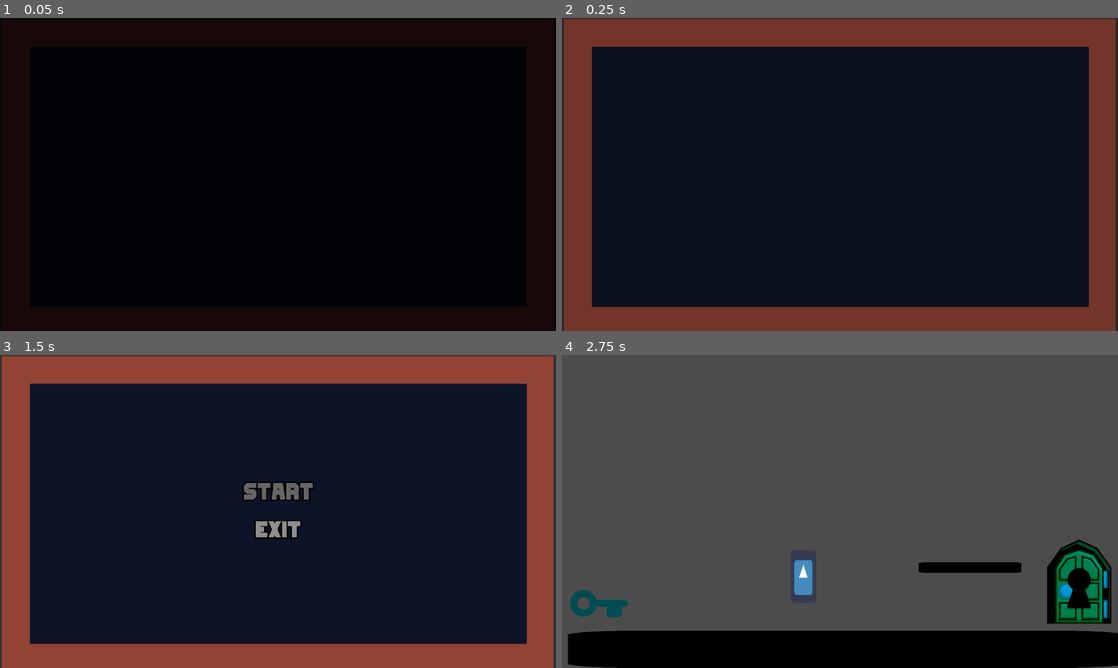
Above: before the commit, frames 1-4 (two rows, left to right).
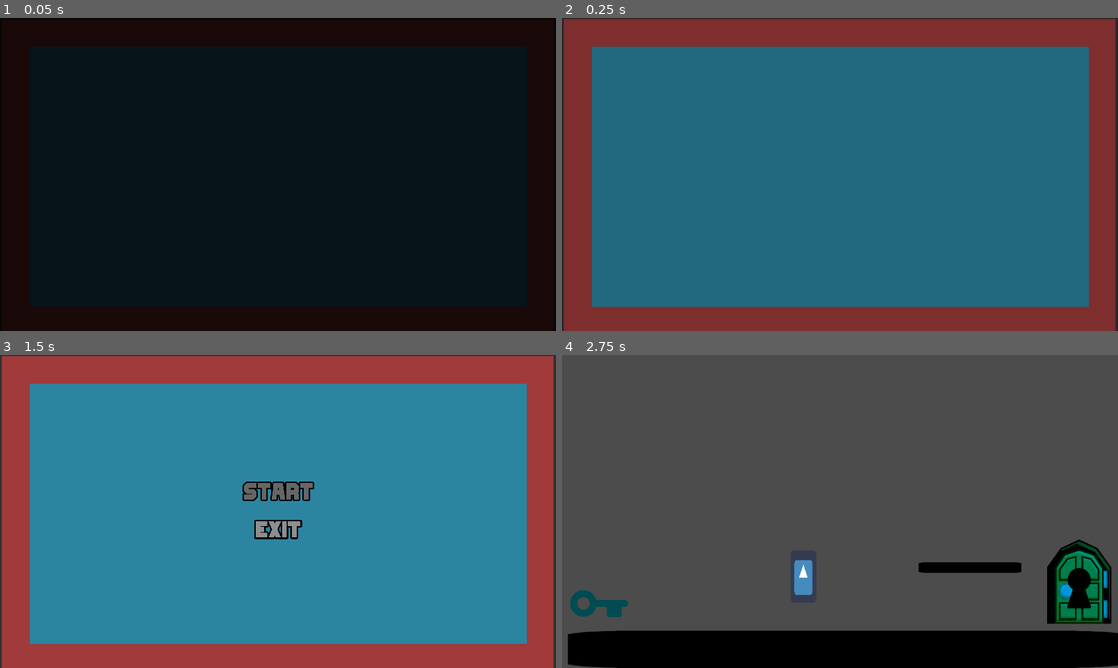
Above: after the commit, the same moments.

Repository: btzr-io/gwj-25
Game: Godot game, scene res://scenes/main_screen.tscn
Same seed, same stepped clock (60 frames per second), same inputs: the game is played once before the commit and once after it. The engine's default icon, where the game draws it, is replaced by a stand-in: a white triangle on a blue panel in a dark square.
Inputs (mouse positions are in pixels of both pictures, inside the frame that each line leads up to):
- Up to frame 1 (0.05 s): no input
- Up to frame 2 (0.25 s): no input
- Up to frame 3 (1.5 s): move the mouse to (400, 495) at 0.52 s; hold Right (player_move_right) 0.53-1.25 s; hold Space (player_toggle) 0.53-1.25 s; tap Up (player_jump) at 0.77 s; click "start" at 1.25 s
- Up to frame 4 (2.75 s): move the mouse to (728, 527) at 2.02 s; hold Right (player_move_right) from 2.03 s (still down); tap Space (player_toggle) at 2.1 s; tap Up (player_jump) at 2.27 s

The runs differ from the first frame. In frame 2, 74% of the frame differs, in the area x 5-95%, y 9-93%; in frame 3, 73%; in frame 4, nothing differs.

Commit message:
:art: import dark and light design

Diff:
--- a/scenes/player.tscn
+++ b/scenes/player.tscn
@@ -88,11 +88,6 @@
 
 [sub_resource type="SpriteFrames" id=2]
 animations = [ {
-"frames": [ ExtResource( 77 ) ],
-"loop": true,
-"name": "untail_we_get__anim",
-"speed": 5.0
-}, {
 "frames": [ ExtResource( 76 ), ExtResource( 43 ), ExtResource( 67 ), ExtResource( 55 ), ExtResource( 58 ), ExtResource( 35 ), ExtResource( 46 ), ExtResource( 60 ), ExtResource( 44 ), ExtResource( 56 ), ExtResource( 61 ), ExtResource( 38 ), ExtResource( 47 ), ExtResource( 75 ), ExtResource( 69 ) ],
 "loop": false,
 "name": "jump",
@@ -117,6 +112,11 @@
 "loop": true,
 "name": "idle",
 "speed": 15.0
+}, {
+"frames": [ ExtResource( 77 ) ],
+"loop": true,
+"name": "static",
+"speed": 5.0
 } ]
 
 [node name="Player" type="KinematicBody2D" groups=[
@@ -136,7 +136,7 @@
 scale = Vector2( 1.75724, 3.52413 )
 z_as_relative = false
 frames = SubResource( 2 )
-animation = "untail_we_get__anim"
+animation = "static"
 playing = true
 centered = false
 
Binary file added: assets/images/dark_theme.png
Not shown, added: assets/images/dark_theme.png.import
Binary file added: assets/images/light_theme.png
Not shown, added: assets/images/light_theme.png.import
Binary file changed: assets/images/world.png
